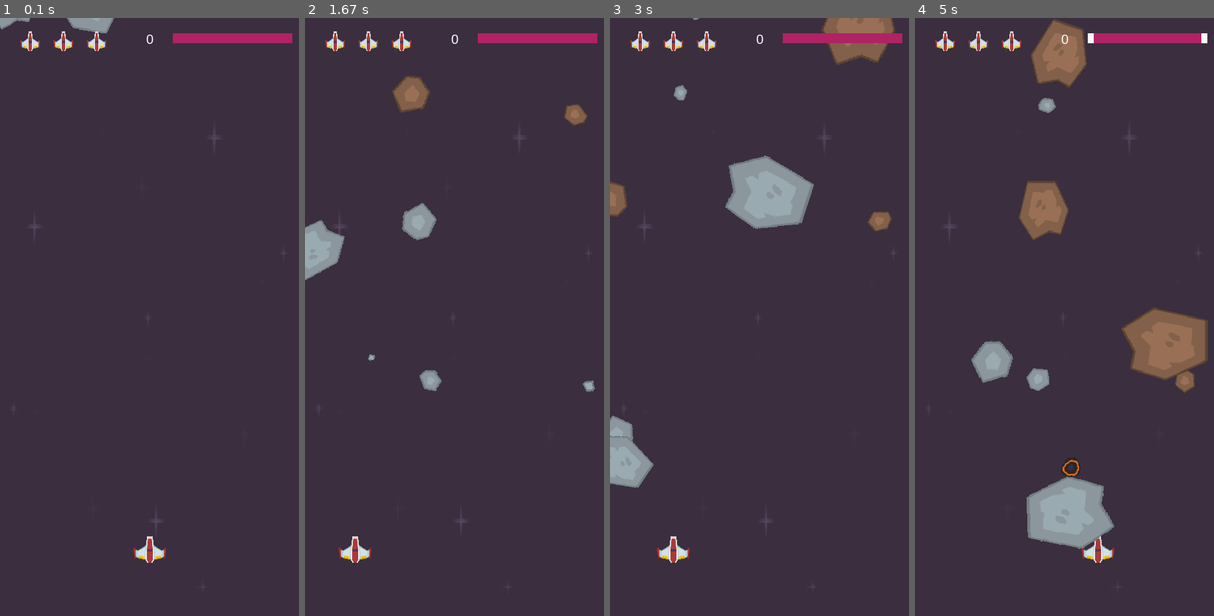
Above: before the commit, frames 1-4 (left to right).
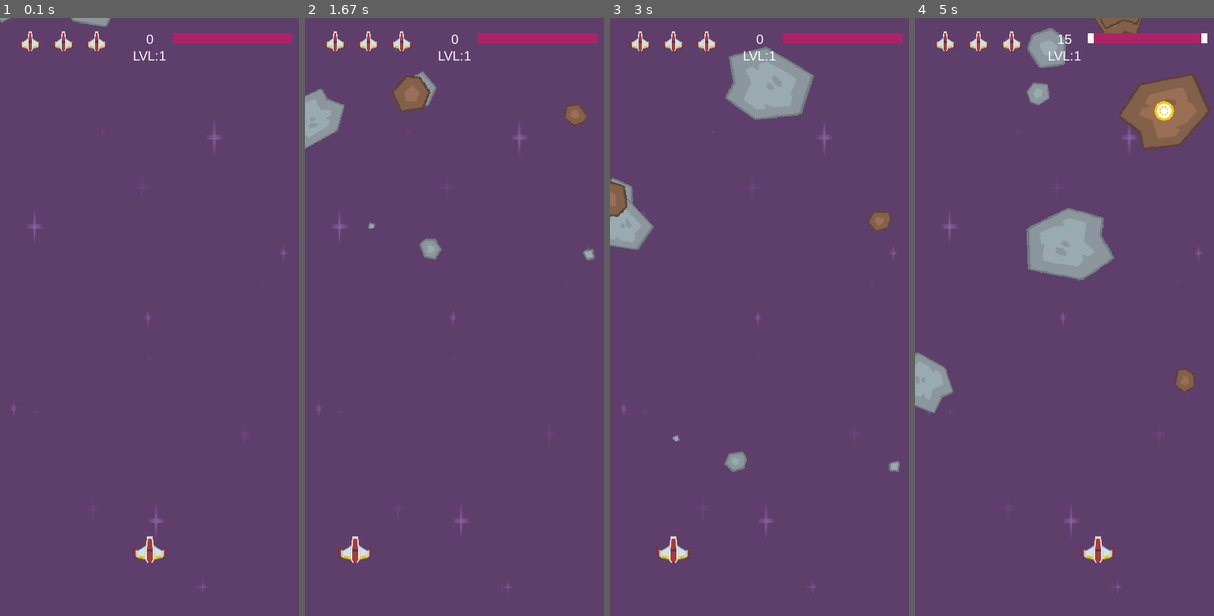
Above: after the commit, the same moments.

Repository: portfolio-AB/pygame
Game: pygame game, started from game/main.py
The game is run twice, just before and just after one commit, with the same random seed, the same clock (stepped at 60 frames per second) and the same inputs.
Inputs:
- Up to frame 1 (0.1 s): no input
- Up to frame 2 (1.67 s): hold Right 0.33-0.8 s; hold Right 0.83-1.3 s; hold Left from 1.33 s (still down)
- Up to frame 3 (3 s): release Left at 1.87 s; hold Left 1.9-2.3 s; hold Right 2.33-2.97 s
- Up to frame 4 (5 s): tap Space at 3, 3.4, 3.7, 3.9, 4.2, 4.4, 4.7, 4.9 s; hold Left 3.33-3.8 s; hold Right 3.83-4.3 s; hold Right 4.33-4.8 s; hold Left from 4.83 s (still down)

The runs differ from the first frame. In frame 1, 99% of the frame differs, in the area x 0-100%, y 0-100%; in frame 2, 98%; in frame 3, 98%; in frame 4, 99%.

Commit message:
black screen fix

Diff:
--- a/game/main.py
+++ b/game/main.py
@@ -18,8 +18,11 @@
 BAR_HEIGHT = 15
 LIFE_SIDES = 20
 POPULATION = 8
-score = 0
-prev_score = 0
+SCORE = 0
+LEVEL = 1
+SPAWN_RATE = 4_000
+IS_SPAWN_AVAILABLE = True
+
 
 pygame.init()
 screen = pygame.display.set_mode((WIDTH, HEIGHT))
@@ -28,6 +31,7 @@
 
 img_dir = path.join(path.dirname(__file__), "img")
 snd_dir = path.join(path.dirname(__file__), "snd")
+bg_dir = path.join(img_dir, "backgrounds")
 
 
 def shoot(pl):
@@ -71,6 +75,7 @@
     mob = Mob()
     mobs.add(mob)
     sprites.add(mob)
+    mob.level = LEVEL
 
 
 def draw_shield_bar(surf, x, y, pct):
@@ -90,7 +95,7 @@
 
     fill_rect.center = (x, y)
     outline_rect.center = (x, y)
-    extra_rect.center = (x, y + 20)
+    extra_rect.center = (x, y + 25)
 
     pygame.draw.rect(surf, WHITE, outline_rect)
     pygame.draw.rect(surf, (175, 35, 100), fill_rect)
@@ -113,9 +118,18 @@
         surf.blit(img, ultra_bullet)
 
 
-bg = pygame.image.load(path.join(img_dir, "darkPurple.png")).convert()
-bg = pygame.transform.scale(bg, (WIDTH, HEIGHT))
-bg_rect = bg.get_rect()
+def population_increase(val):
+    global POPULATION
+    POPULATION += val
+    print(POPULATION)
+
+
+lvl_bg = []
+for i in range(6):
+    bg = pygame.image.load(path.join(bg_dir, f"background_lvl{i + 1}.png")).convert()
+    bg = pygame.transform.scale(bg, (WIDTH, HEIGHT))
+    lvl_bg.append(bg)
+bg_rect = lvl_bg[0].get_rect()
 
 lives_img = pygame.transform.scale(player_img, (30, 30))
 lives_img.set_colorkey(BLACK)
@@ -138,6 +152,8 @@
 player = Player()
 sprites.add(player)
 
+population_event = pygame.USEREVENT+1
+
 for _ in range(POPULATION):
     new_mob()
 
@@ -146,8 +162,11 @@
     clock.tick(FPS)
 
     for event in pygame.event.get():
-        if event.type == pygame.QUIT or score >= 1500:
+        if event.type == pygame.QUIT or SCORE >= 1500:
             running = False
+        if event.type == population_event:
+            population_increase(1)
+            IS_SPAWN_AVAILABLE = True
         if event.type == pygame.KEYDOWN:
             if event.key == pygame.K_LEFT:
                 player.speed_x = -10
@@ -159,9 +178,15 @@
                 player.bull_type *= -1
     if len(mobs) < POPULATION:
         new_mob()
-    if score - prev_score >= 100:
-        prev_score += 100
-        POPULATION += 1
+    if LEVEL < 6:
+        if SCORE >= 100:
+            LEVEL += 1
+            population_increase(1)
+            SCORE = 0
+    else:
+        if IS_SPAWN_AVAILABLE:
+            IS_SPAWN_AVAILABLE = False
+            pygame.time.set_timer(population_event, SPAWN_RATE)
 
     sprites.update()
     mobs.update()
@@ -216,7 +241,7 @@
                 i.health -= 75
         if i.health <= 0:
             i.kill()
-            score += (i.radius + int(i.init_health)) // 2
+            SCORE += (i.radius + int(i.init_health)) // 2
             if hit_num == 1:
                 boost = Boost(i.rect.center)
                 boosts.add(boost)
@@ -226,10 +251,11 @@
         sprites.add(explosion)
 
     screen.fill(BLACK)
-    screen.blit(bg, bg_rect)
+    screen.blit(lvl_bg[LEVEL-1], bg_rect)
 
     sprites.draw(screen)
-    draw_text(screen, str(score), 20, WIDTH // 2, 20)
+    draw_text(screen, str(SCORE), 20, WIDTH // 2, 20)
+    draw_text(screen, "LVL:" + str(LEVEL), 20, WIDTH // 2, 45)
     draw_shield_bar(screen, WIDTH - 100, 30, player.shield_health)
     draw_lives(screen, 30, 20, player.lives, lives_img)
     draw_ultra_bullets(screen, 35, 60, player.pow_bullets, pow_img)
--- a/game/mob.py
+++ b/game/mob.py
@@ -47,16 +47,17 @@
         self.rect = self.image.get_rect()
         self.rect.x = randrange(WIDTH - self.rect.width)
         self.rect.y = randrange(-100, -50)
+        self.level = 1
         if self.random_size[0] == meteor_images_l:
-            self.speed_y = randrange(1, 3)
+            self.speed_y = randrange(1, 1 + (1 + self.level // 3))
             self.speed_x = randrange(-1, 1)
             self.init_health = 100 * self.rand_fact
         elif self.random_size[0] == meteor_images_m:
-            self.speed_y = randrange(1, 4)
+            self.speed_y = randrange(1, 2 + (self.level // 2))
             self.speed_x = randrange(-1, 1)
             self.init_health = 50 * self.rand_fact
         else:
-            self.speed_y = randrange(2, 5)
+            self.speed_y = randrange(1, 3 + self.level)
             self.speed_x = randrange(-1, 1)
             self.init_health = 30 * self.rand_fact
         self.health = self.init_health
Binary file added: game/img/backgrounds/background_lvl1.png
Binary file added: game/img/backgrounds/background_lvl2.png
Binary file added: game/img/backgrounds/background_lvl3.png
Binary file added: game/img/backgrounds/background_lvl4.png
Binary file added: game/img/backgrounds/background_lvl5.png
Binary file added: game/img/backgrounds/background_lvl6.png
